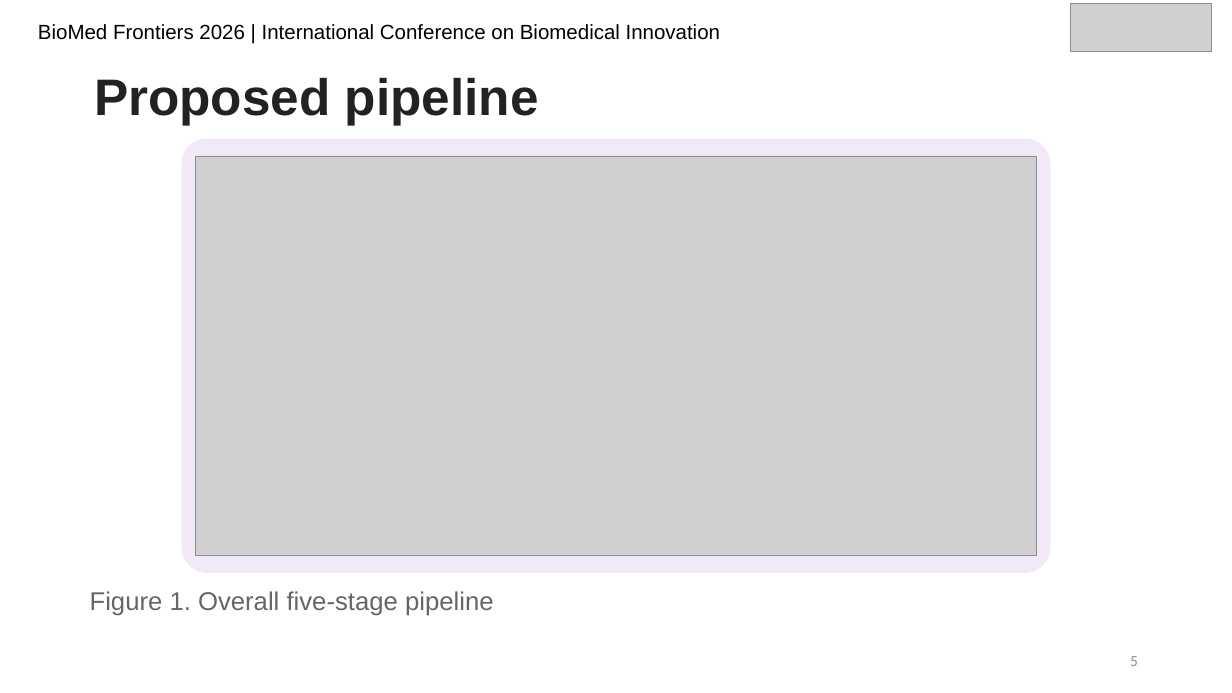
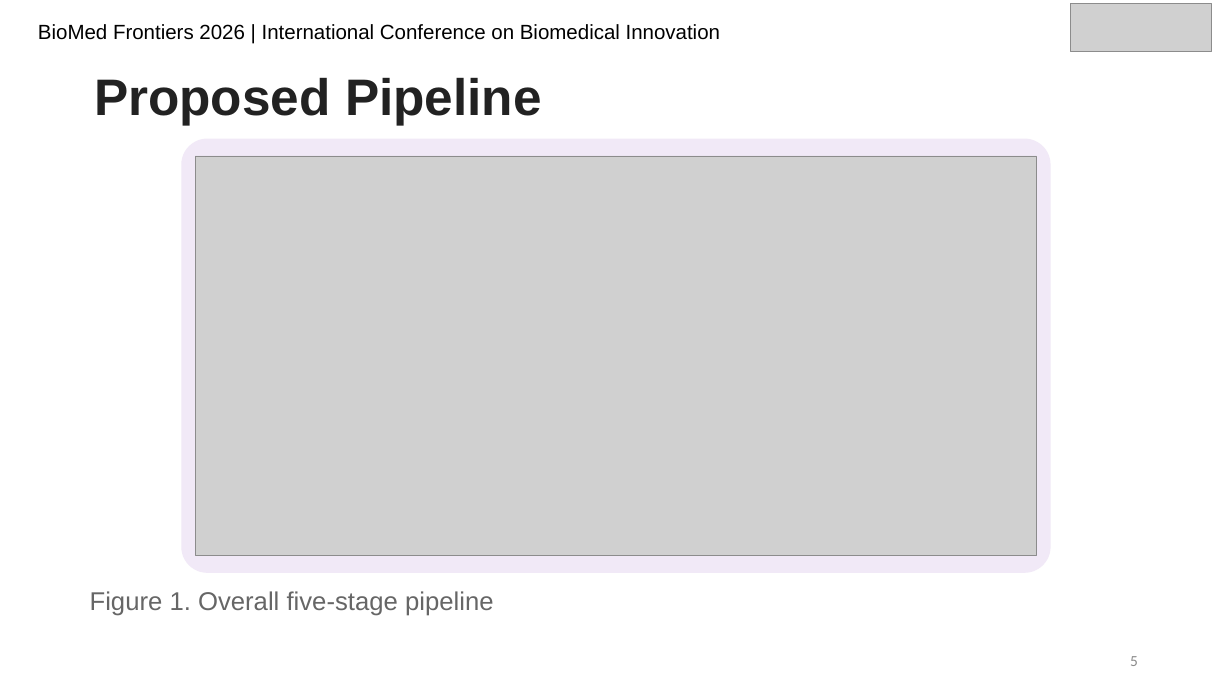
Before and after one commit to JanithRamanayake523/EEG2Img-ViT-Sleep-Staging, a slide deck: slide 5 of presentation/Systematic Evaluation of Signal-to-Image Transformation Pipelines for Vision Transformer-based Sleep Stage Classification - Presentation.pptx. Drawn at 1232x693 pixels with LibreOffice and Linux fonts; fonts in the diff are those of the drawing; grey boxes stand for pictures. Boxes give left, top, right and bottom in pixels: in the first picture for what was removed or moved away, otherwise in the second. Text is boxed around its words. In the diff, an @@ line names an element or a change of style, - is before the commit and + after.

```diff
--- a/presentation/Systematic Evaluation of Signal-to-Image Transformation Pipelines for Vision Transformer-based Sleep Stage Classification - Presentation.pptx
+++ b/presentation/Systematic Evaluation of Signal-to-Image Transformation Pipelines for Vision Transformer-based Sleep Stage Classification - Presentation.pptx
@@ title at (94, 77, 542, 125): text changed @@
-Proposed pipeline
+Proposed Pipeline
```
Also in this commit, not shown: 7 other slides changed.
